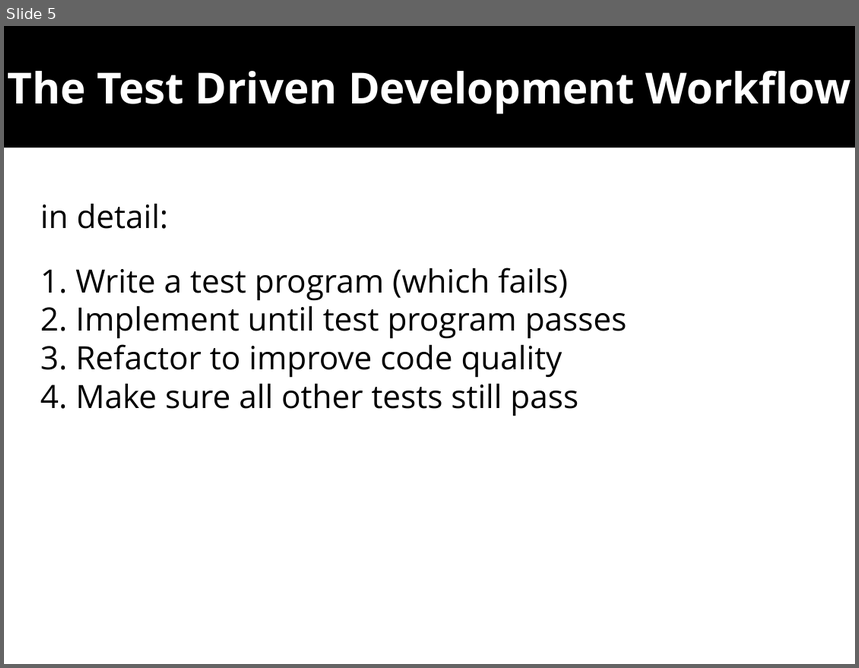
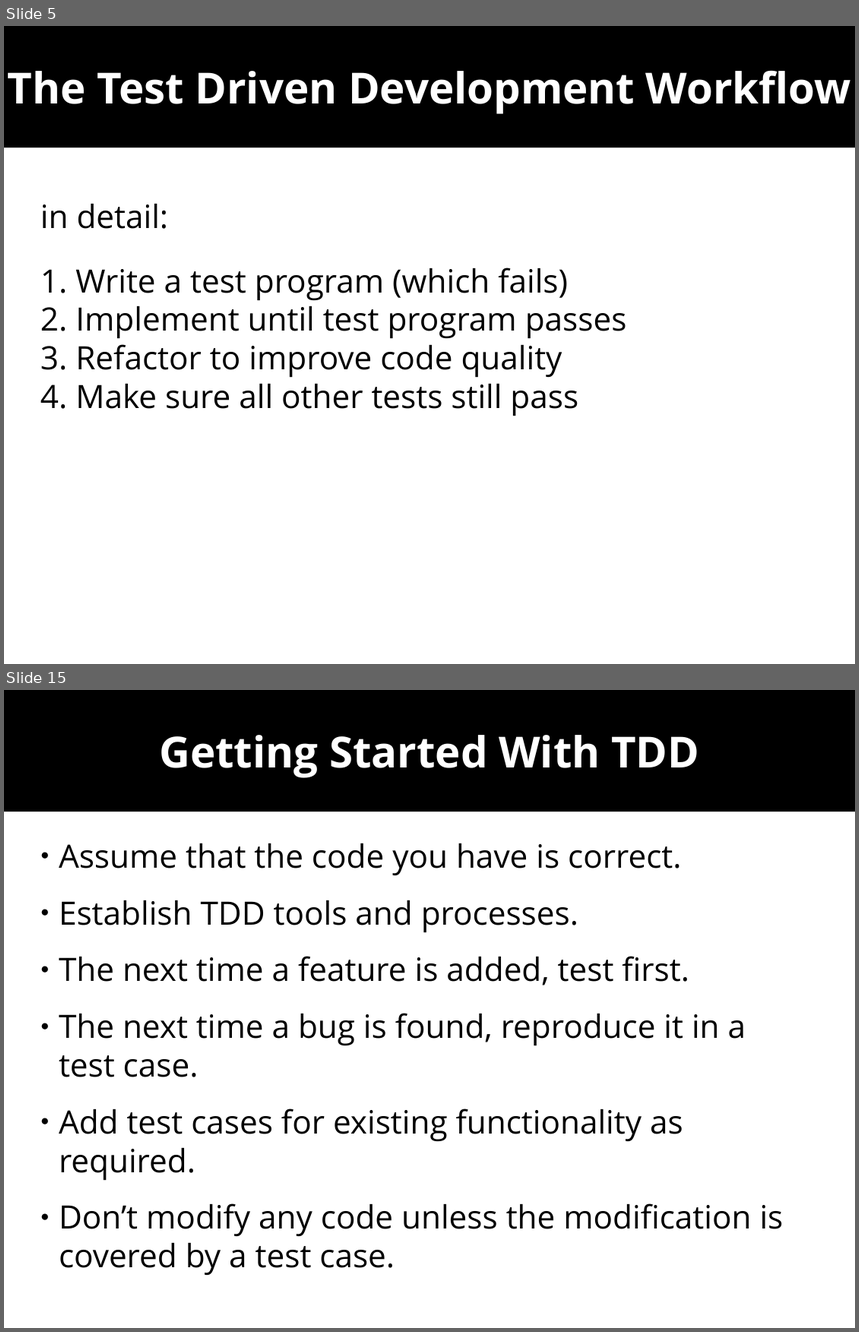
Before and after one commit to wolframroesler/Talks, a slide deck: tdd.odp. Shown one above the other, each under a label of ours: slide 5 before the commit, slides 5 and 15 after it; the slides between them are not shown. The pictures are 859x668 and 859x1332 pixels, drawn with LibreOffice and Linux fonts; fonts in the diff are those of the drawing. Boxes give left, top, right and bottom in pixels: in the first picture for what was removed or moved away, otherwise in the second. Text is boxed around its words. In the diff, an @@ line names an element or a change of style, - is before the commit and + after.

```diff
--- a/tdd.odp
+++ b/tdd.odp
@@ slide 15 added at <box>4,690,855,1328</box>, background #FFFFFF @@
@@ subtitle added at <box>4,690,855,812</box>, fill #000000, 40 pt, text #FFFFFF, bold @@
+Getting Started With TDD
@@ text added at <box>59,844,784,1275</box>, 30 pt, text #000000 @@
+● Assume that the code you have is correct.
+● Establish TDD tools and processes.
+● The next time a feature is added, test first.
+● The next time a bug is found, reproduce it in a test case.
+● Add test cases for existing functionality as required.
+● Don’t modify any code unless the modification is covered by a test case.
```
Also in this commit, not shown: 4 slides changed, 8 other slides added.
